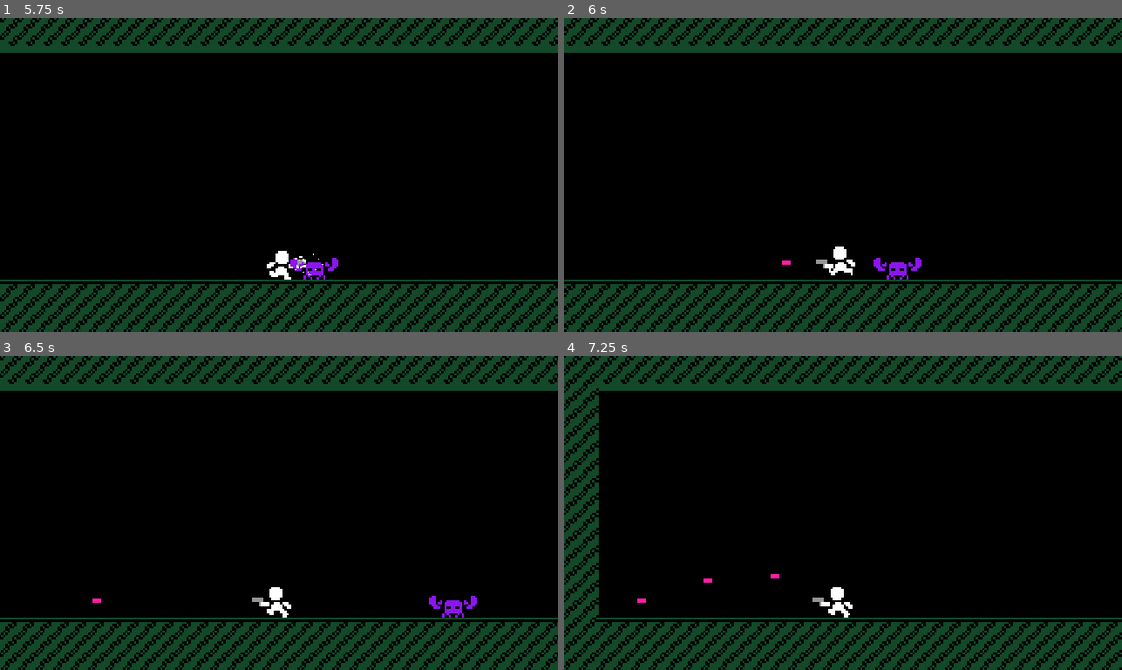
Above: before the commit, frames 1-4 (two rows, left to right).
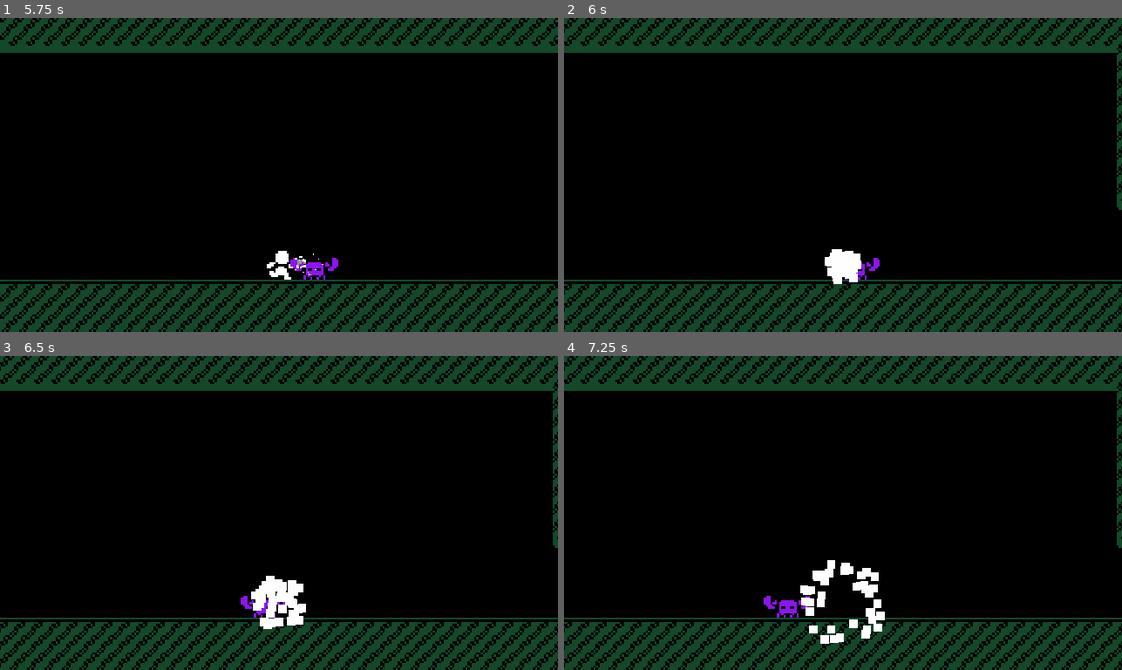
Above: after the commit, the same moments.

Repository: youssefevan/senior-project
Game: Godot game, scene res://World.tscn
The game is run twice, just before and just after one commit, with the same random seed, the same clock (stepped at 60 frames per second) and the same inputs.
Inputs (mouse positions are in pixels of both pictures, inside the frame that each line leads up to):
- Up to frame 1 (5.75 s): move the mouse to (401, 159) at 0.52 s; press the mouse at (401, 159) at 0.53 s; hold D (right) 0.53-2.03 s; tap W (jump) at 0.77, 1.52, 3.02, 3.77, 4.52 s; move the mouse to (167, 190) at 1.27 s; release the mouse at (167, 190) at 1.28 s; click (167, 190) at 1.35 s; move the mouse to (334, 105) at 2.02 s; press the mouse at (334, 105) at 2.03 s; hold A (left) 2.03-2.78 s; move the mouse to (251, 237) at 2.77 s; release the mouse at (251, 237) at 2.78 s; hold D (right) 2.78-4.28 s; click (251, 237) at 2.85 s; move the mouse to (446, 222) at 3.52 s; press the mouse at (446, 222) at 3.53 s; move the mouse to (111, 127) at 4.27 s; release the mouse at (111, 127) at 4.28 s; hold A (left) 4.28-5.03 s; click (111, 127) at 4.35 s; move the mouse to (306, 175) at 5.02 s; press the mouse at (306, 175) at 5.03 s; hold D (right) from 5.03 s (still down)
- Up to frame 2 (6 s): move the mouse to (759, 96) at 5.77 s; release D (right) at 5.78 s; release the mouse at (759, 96) at 5.78 s; hold A (left) from 5.78 s (still down); click (759, 96) at 5.85 s
- Up to frame 3 (6.5 s): keep holding A (left); tap W (jump) at 6.02 s
- Up to frame 4 (7.25 s): keep holding A (left); move the mouse to (965, 497) at 6.52 s; press the mouse at (965, 497) at 6.53 s; tap W (jump) at 6.77 s

Frame 1 is identical in both runs. In frame 2, 12% of the frame differs, in the area x 0-100%, y 0-100%; in frame 3, 17%; in frame 4, 16%.

Commit message:
Added player death particles
- player is now call_deferred("free") on death
- particles are spawned on player death
- camera is given target location on death

Diff:
--- a/SeniorProject/World.tscn
+++ b/SeniorProject/World.tscn
@@ -52,5 +52,6 @@
 position = Vector2( 696, 112 )
 
 [connection signal="camera_room" from="Player+Camera/Player" to="Player+Camera/Camera" method="_on_Player_camera_room"]
+[connection signal="dead" from="Player+Camera/Player" to="Player+Camera/Camera" method="_on_Player_dead"]
 [connection signal="grounded" from="Player+Camera/Player" to="Player+Camera/Camera" method="_on_Player_grounded"]
 [connection signal="not_grounded" from="Player+Camera/Player" to="Player+Camera/Camera" method="_on_Player_not_grounded"]
--- /dev/null
+++ b/SeniorProject/effects/Explosion2.tscn
@@ -0,0 +1,29 @@
+[gd_scene load_steps=5 format=2]
+
+[ext_resource path="res://effects/scripts/explosion0.gd" type="Script" id=1]
+
+[sub_resource type="Curve" id=2]
+_data = [ Vector2( 0, 1 ), 0.0, 0.0, 0, 0, Vector2( 1, 0.0625 ), 0.0, 0.0, 0, 0 ]
+
+[sub_resource type="CurveTexture" id=3]
+curve = SubResource( 2 )
+
+[sub_resource type="ParticlesMaterial" id=1]
+emission_shape = 1
+emission_sphere_radius = 5.0
+flag_disable_z = true
+spread = 180.0
+gravity = Vector3( 0, 0, 0 )
+initial_velocity = 10.0
+orbit_velocity = 0.0
+orbit_velocity_random = 0.0
+scale = 4.0
+scale_curve = SubResource( 3 )
+
+[node name="Explosion2" type="Particles2D"]
+amount = 20
+lifetime = 10.0
+one_shot = true
+explosiveness = 1.0
+process_material = SubResource( 1 )
+script = ExtResource( 1 )
--- a/SeniorProject/player/scripts/camera.gd
+++ b/SeniorProject/player/scripts/camera.gd
@@ -19,12 +19,23 @@
 var prev_limit_left = 0
 var prev_limit_right = 0
 
+var p_dead = false
+var p_dead_pos = Vector2()
+
 func _ready():
 	target_node = get_node(target_nodepath)
+	p_dead = false
 	pass
 
+func _on_Player_dead(dead_pos):
+	p_dead = true
+	p_dead_pos = dead_pos
+
 func _process(delta):
-	self.global_position = lerp(self.global_position, target_node.global_position, smooth_speed)
+	if p_dead == false:
+		self.global_position = lerp(self.global_position, target_node.global_position, smooth_speed)
+	elif p_dead == true:
+		self.global_position = p_dead_pos
 
 func _on_Player_camera_room(cr_size, cr_pos):
 	top = cr_pos.y - cr_size.y
--- a/SeniorProject/player/scripts/player_controller.gd
+++ b/SeniorProject/player/scripts/player_controller.gd
@@ -5,6 +5,10 @@
 signal camera_room(cr_size, cr_pos)
 signal flipped()
 signal not_flipped()
+signal dead()
+
+const exp_scene1 = preload("res://effects/Explosion2.tscn")
+const exp_scene2 = preload("res://effects/Explosion1.tscn")
 
 onready var animator = $Animator
 onready var sprite = $Sprite
@@ -35,6 +39,8 @@
 
 var cr_size = Vector2()
 var cr_pos = Vector2()
+
+var dead_pos = Vector2()
 
 func apply_gravity(delta):
 	velocity.y += grav * delta
@@ -78,4 +84,16 @@
 		die()
 
 func die():
+	dead_pos = global_position
+	emit_signal("dead", dead_pos)
+
+	var explosion1 = exp_scene1.instance()
+	explosion1.position = global_position
+	get_tree().get_root().call_deferred("add_child", explosion1)
+
+	#var explosion2 = exp_scene2.instance()
+	#explosion2.position = global_position
+	#get_tree().get_root().call_deferred("add_child", explosion2)
+
+	call_deferred("free")
 	print("dead")
--- a/SeniorProject/project.godot
+++ b/SeniorProject/project.godot
@@ -34,24 +34,30 @@
 , Object(InputEventKey,"resource_local_to_scene":false,"resource_name":"","device":0,"alt":false,"shift":false,"control":false,"meta":false,"command":false,"pressed":false,"scancode":16777232,"unicode":0,"echo":false,"script":null)
 , Object(InputEventKey,"resource_local_to_scene":false,"resource_name":"","device":0,"alt":false,"shift":false,"control":false,"meta":false,"command":false,"pressed":false,"scancode":32,"unicode":0,"echo":false,"script":null)
 , Object(InputEventKey,"resource_local_to_scene":false,"resource_name":"","device":0,"alt":false,"shift":false,"control":false,"meta":false,"command":false,"pressed":false,"scancode":67,"unicode":0,"echo":false,"script":null)
+, Object(InputEventJoypadButton,"resource_local_to_scene":false,"resource_name":"","device":0,"button_index":0,"pressure":0.0,"pressed":false,"script":null)
  ]
 }
 left={
 "deadzone": 0.5,
 "events": [ Object(InputEventKey,"resource_local_to_scene":false,"resource_name":"","device":0,"alt":false,"shift":false,"control":false,"meta":false,"command":false,"pressed":false,"scancode":65,"unicode":0,"echo":false,"script":null)
 , Object(InputEventKey,"resource_local_to_scene":false,"resource_name":"","device":0,"alt":false,"shift":false,"control":false,"meta":false,"command":false,"pressed":false,"scancode":16777231,"unicode":0,"echo":false,"script":null)
+, Object(InputEventJoypadMotion,"resource_local_to_scene":false,"resource_name":"","device":0,"axis":0,"axis_value":-1.0,"script":null)
+, Object(InputEventJoypadButton,"resource_local_to_scene":false,"resource_name":"","device":0,"button_index":14,"pressure":0.0,"pressed":false,"script":null)
  ]
 }
 right={
 "deadzone": 0.5,
 "events": [ Object(InputEventKey,"resource_local_to_scene":false,"resource_name":"","device":0,"alt":false,"shift":false,"control":false,"meta":false,"command":false,"pressed":false,"scancode":68,"unicode":0,"echo":false,"script":null)
 , Object(InputEventKey,"resource_local_to_scene":false,"resource_name":"","device":0,"alt":false,"shift":false,"control":false,"meta":false,"command":false,"pressed":false,"scancode":16777233,"unicode":0,"echo":false,"script":null)
+, Object(InputEventJoypadMotion,"resource_local_to_scene":false,"resource_name":"","device":0,"axis":0,"axis_value":1.0,"script":null)
+, Object(InputEventJoypadButton,"resource_local_to_scene":false,"resource_name":"","device":0,"button_index":15,"pressure":0.0,"pressed":false,"script":null)
  ]
 }
 fire={
 "deadzone": 0.5,
 "events": [ Object(InputEventMouseButton,"resource_local_to_scene":false,"resource_name":"","device":0,"alt":false,"shi …(212 unchanged characters)…
 , Object(InputEventKey,"resource_local_to_scene":false,"resource_name":"","device":0,"alt":false,"shift":false,"control":false,"meta":false,"command":false,"pressed":false,"scancode":88,"unicode":0,"echo":false,"script":null)
+, Object(InputEventJoypadButton,"resource_local_to_scene":false,"resource_name":"","device":0,"button_index":7,"pressure":0.0,"pressed":false,"script":null)
  ]
 }
 
